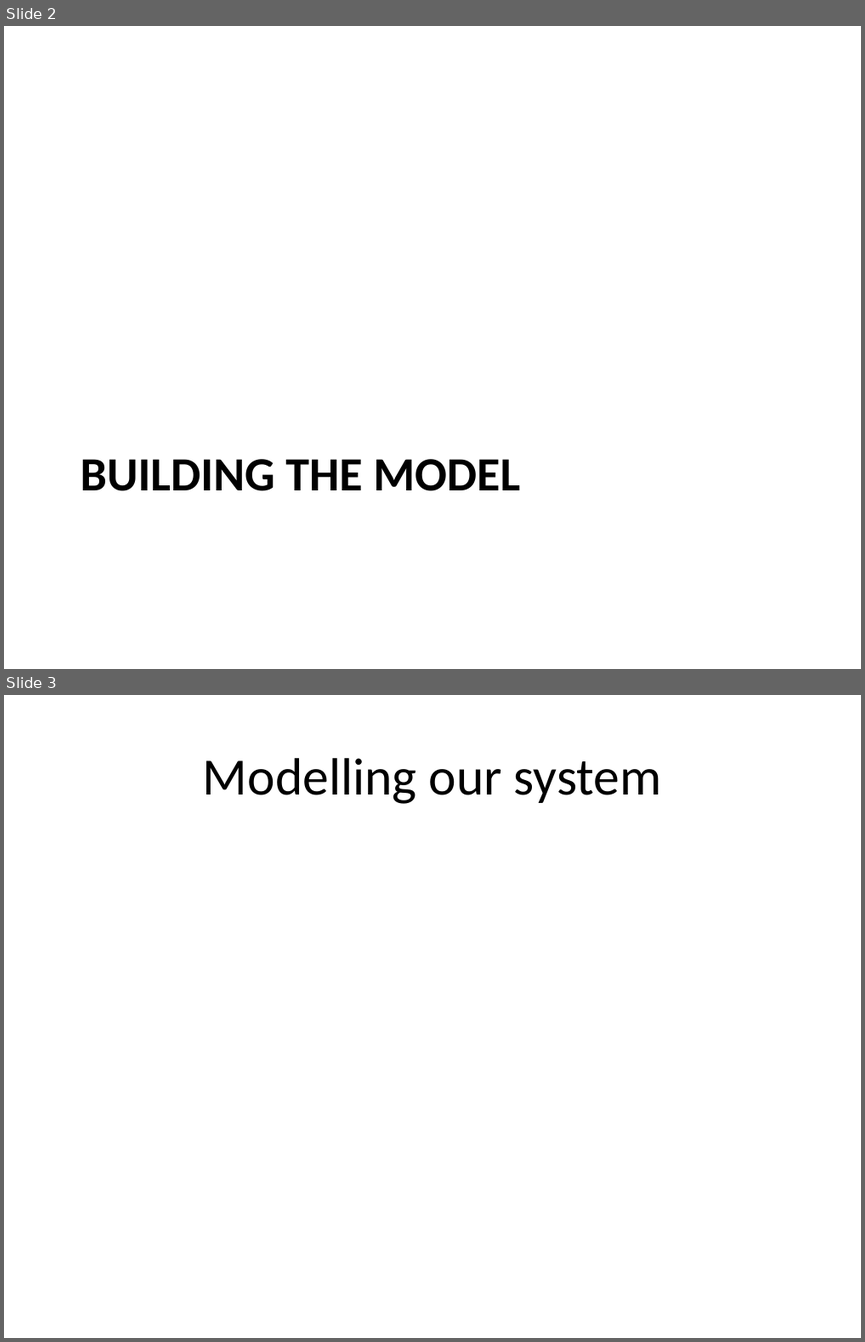
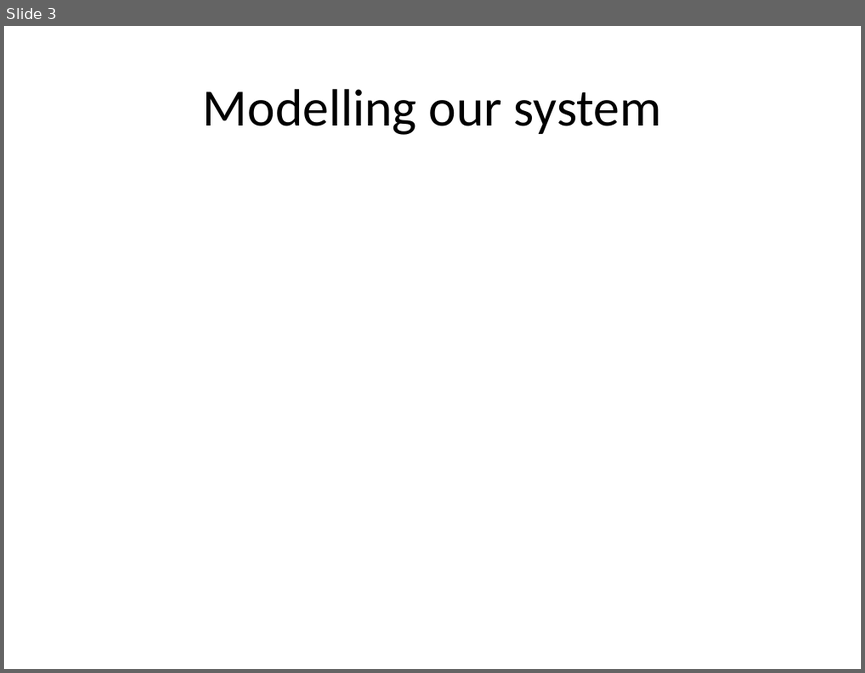
Before and after one commit to eric-wieser/cued-icw, a slide deck: powerpoint.pptx. Shown one above the other, each under a label of ours: slides 2 and 3 before the commit, slide 3 after it. The pictures are 865x1342 and 865x673 pixels, drawn with LibreOffice and Linux fonts; fonts in the diff are those of the drawing; grey boxes stand for pictures. Boxes give left, top, right and bottom in pixels: in the first picture for what was removed or moved away, otherwise in the second. Text is boxed around its words. In the diff, an @@ line names an element or a change of style, - is before the commit and + after.

```diff
--- a/powerpoint.pptx
+++ b/powerpoint.pptx
@@ slide 2 removed at (4, 26, 861, 669), background #FFFFFF @@
@@ title removed at (80, 459, 520, 491) @@
-BUILDING THE MODEL
```
Also in this commit, not shown: 10 slides changed, 2 slides added.
